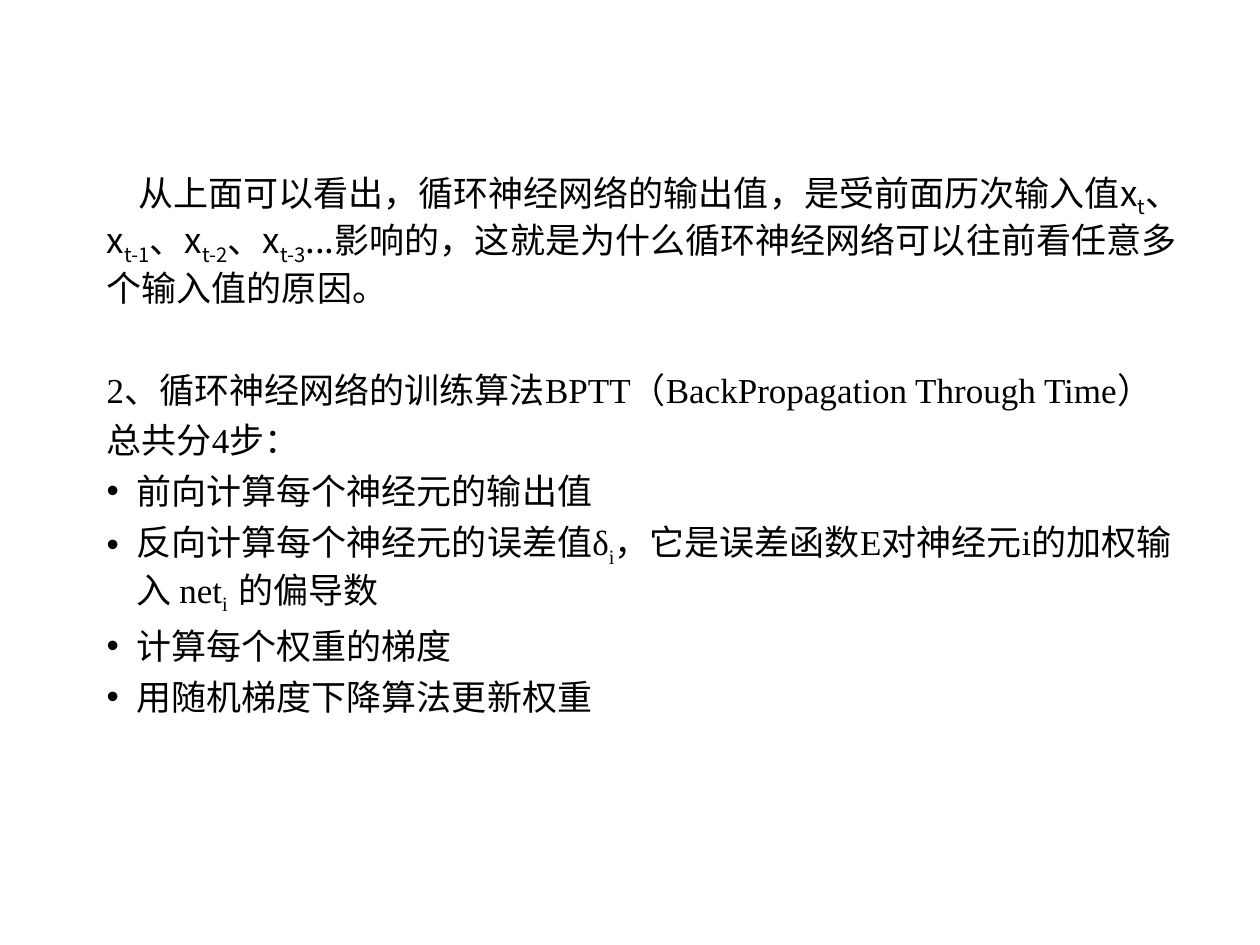
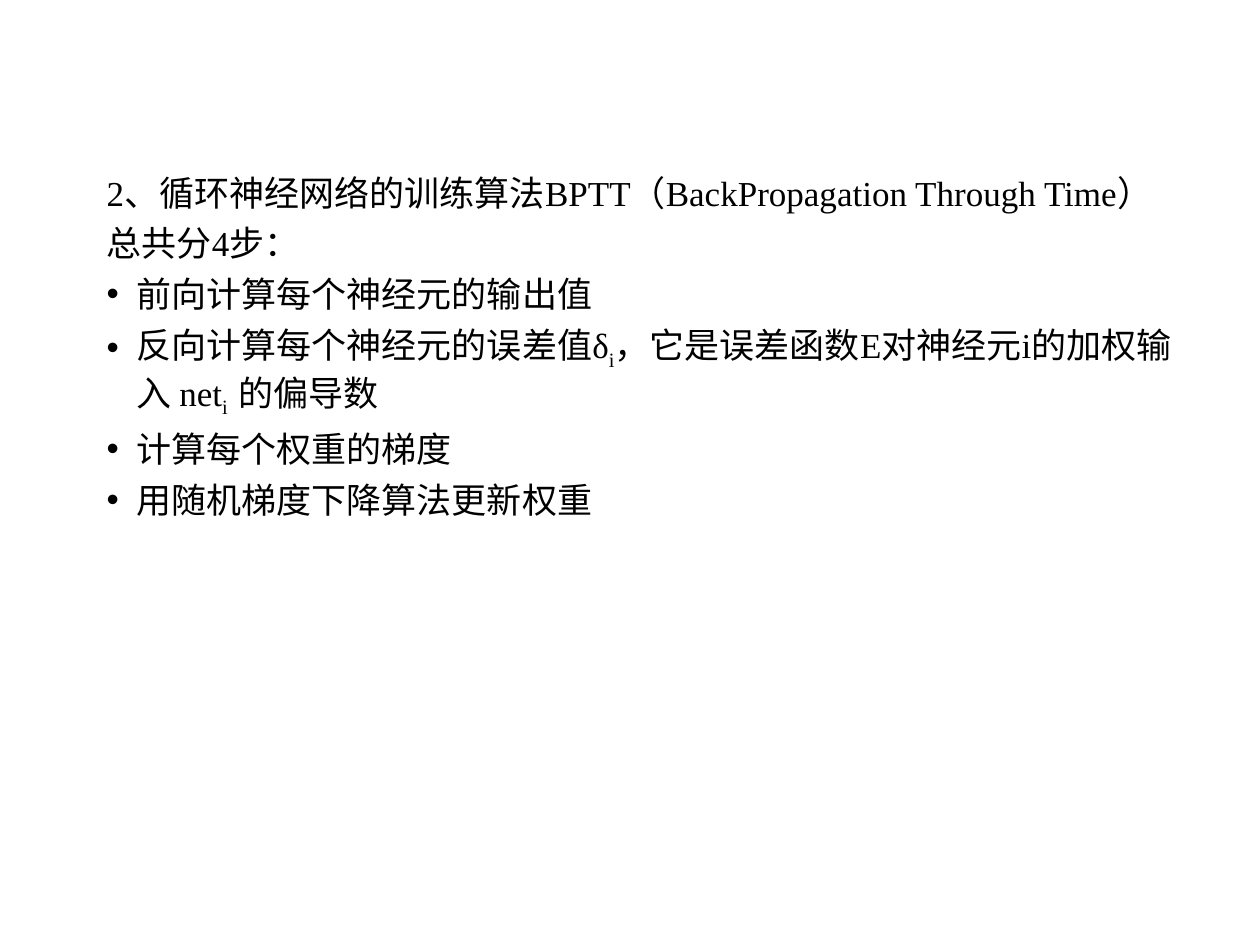
Before and after one commit to sunyisgithub/Git, a slide deck: slide 11 of 循环神经网络（Recurrent Neural Network）.ppt (slide 10 before the commit). Drawn at 1260x945 pixels with LibreOffice and Linux fonts; fonts in the diff are those of the drawing; background and template pictures are left out. Boxes give left, top, right and bottom in pixels: in the first picture for what was removed or moved away, otherwise in the second. Text is boxed around its words. In the diff, an @@ line names an element or a change of style, - is before the commit and + after.

Commit message:
循环神经网络3

```diff
--- a/循环神经网络（Recurrent Neural Network）.ppt
+++ b/循环神经网络（Recurrent Neural Network）.ppt
@@ text at (107, 176, 1180, 304): paragraph removed @@
-从上面可以看出，循环神经网络的输出值，是受前面历次输入值xt、xt-1、xt-2、xt-3...影响的，这就是为什么循环神经网络可以往前看任意多个输入值的原因。
```
Also in this commit, not shown: 5 other slides changed, 5 slides added, 26 slides removed.
